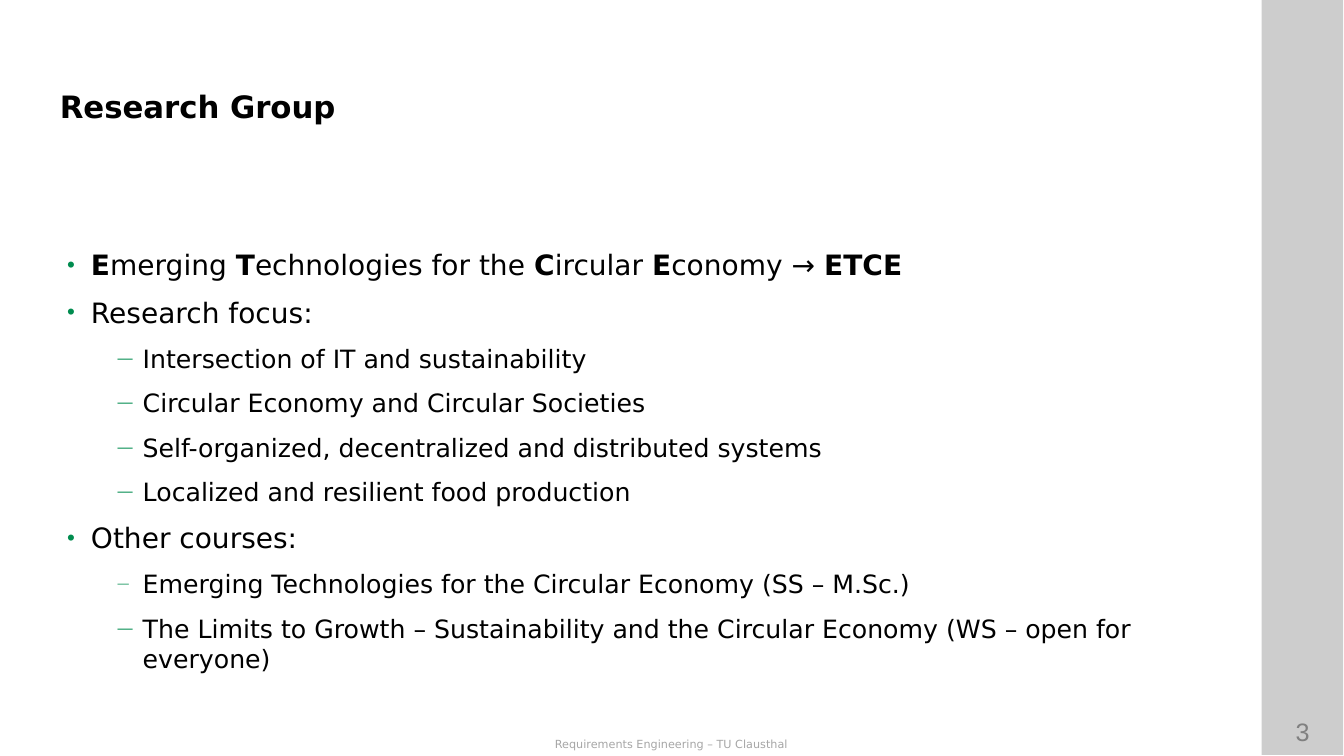
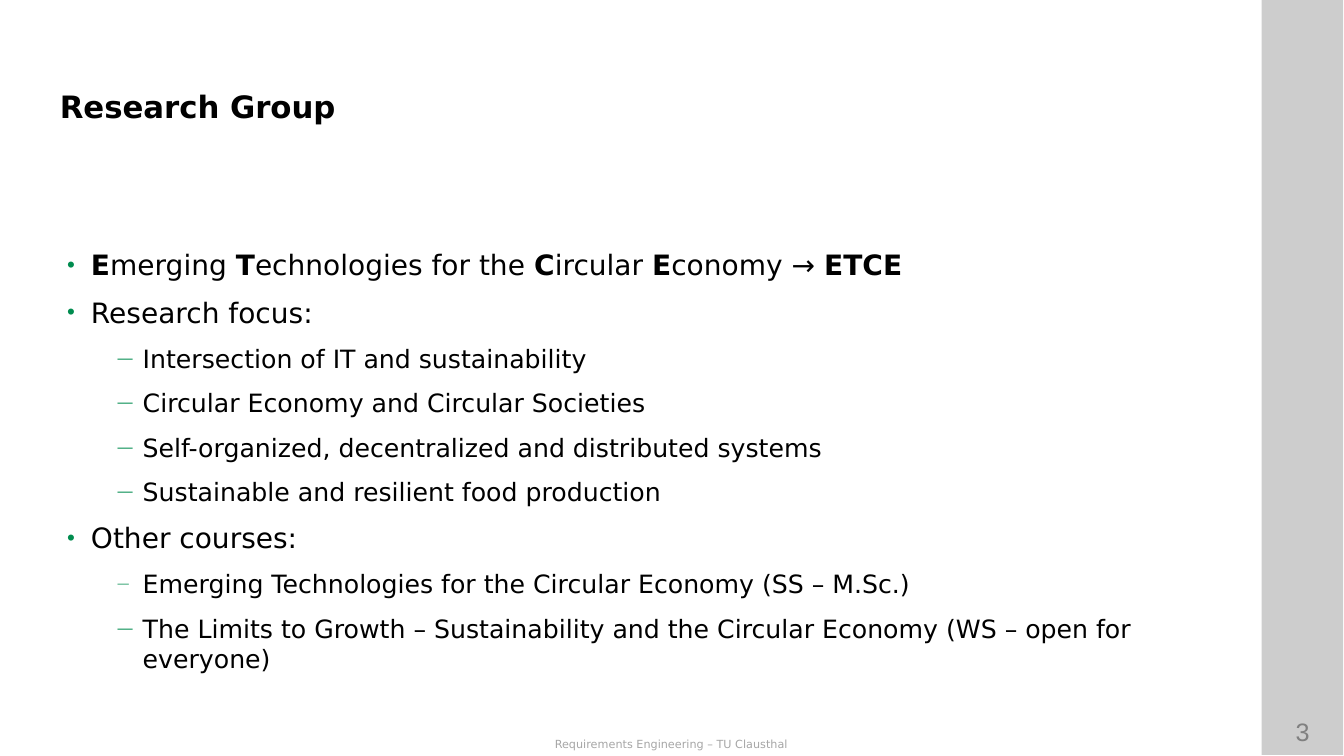
Before and after one commit to ETCE-LAB/teaching-material, a slide deck: slide 3 of Requirements-Engineering/RE-L00-Organization.pptx. Drawn at 1344x756 pixels with LibreOffice and Linux fonts; fonts in the diff are those of the drawing; background and template pictures are left out. Boxes give left, top, right and bottom in pixels: in the first picture for what was removed or moved away, otherwise in the second. Text is boxed around its words. In the diff, an @@ line names an element or a change of style, - is before the commit and + after.

```diff
--- a/Requirements-Engineering/RE-L00-Organization.pptx
+++ b/Requirements-Engineering/RE-L00-Organization.pptx
@@ text at bbox=[143, 482, 661, 507]: text changed @@
-  — Localized and resilient food production
+  — Sustainable and resilient food production
```
Also in this commit, not shown: 6 other slides changed, 1 slide added, 41 other files.
